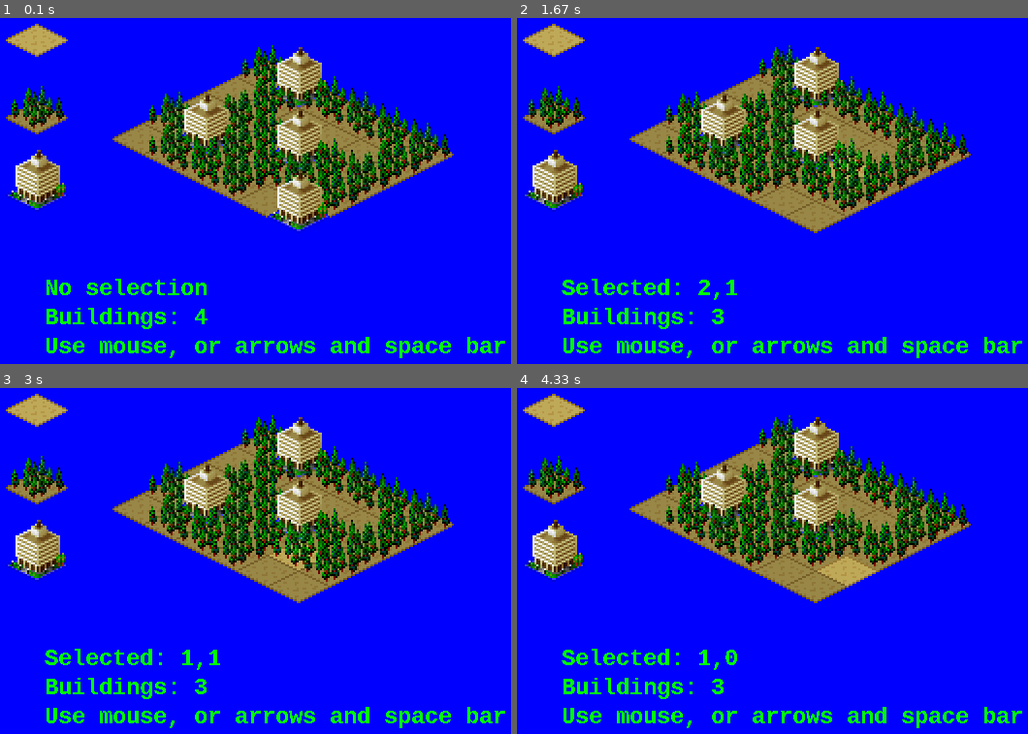
Above: before the commit, frames 1-4 (two rows, left to right).
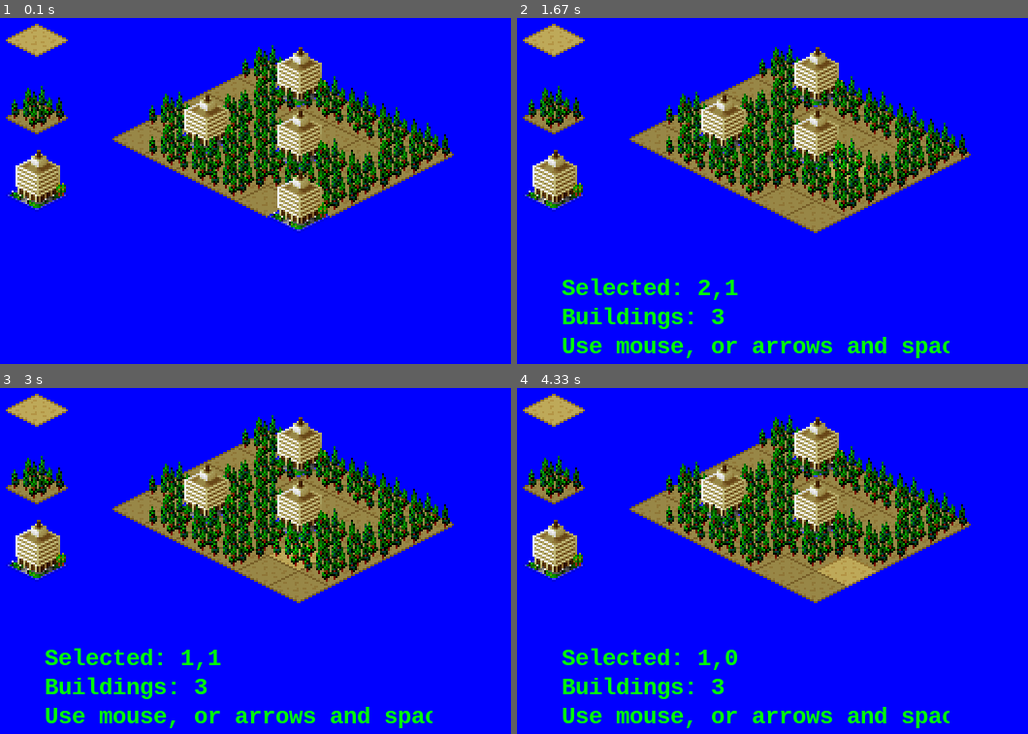
Above: after the commit, the same moments.

Repository: nst/PyGame
Game: pygame game, started from terrain_editor/terrain_editor.py
Same seed, same stepped clock (60 frames per second), same inputs: the game is played once before the commit and once after it.
Inputs (mouse positions are in pixels of both pictures, inside the frame that each line leads up to):
- Up to frame 1 (0.1 s): no input
- Up to frame 2 (1.67 s): click (813, 201) at 0.38 s; hold Right 0.67-1.13 s; hold Up 1.17-1.57 s; hold Right from 1.6 s (still down)
- Up to frame 3 (3 s): release Right at 2.23 s; hold Left from 2.27 s (still down)
- Up to frame 4 (4.33 s): release Left at 3.05 s; hold Down 3.08-3.98 s; tap Space at 4.02 s

The runs differ from the first frame. In frame 1, 2.4% of the frame differs, in the area x 9-99%, y 75-99%; in frame 2, 1.3%; in frame 3, 1.3%; in frame 4, 1.3%.

Commit message:
use dirty sprites

Diff:
--- a/terrain_editor/terrain_editor.py
+++ b/terrain_editor/terrain_editor.py
@@ -7,6 +7,7 @@
 import sys
 
 BLUE = (0,0,255)
+GREEN = (0,255,0)
 
 IMG_FOREST = pygame.image.load("tiles/forest.png")
 IMG_FOREST_ = pygame.image.load("tiles/forest_s.png")
@@ -15,10 +16,10 @@
 IMG_BUILDING = pygame.image.load("tiles/building.png")
 IMG_BUILDING_ = pygame.image.load("tiles/building_s.png")
 
-class Block(pygame.sprite.Sprite):
+class Block(pygame.sprite.DirtySprite):
 
     def __init__(self, x, y, v):
-        pygame.sprite.Sprite.__init__(self)
+        pygame.sprite.DirtySprite.__init__(self)
 
         self.cell_x = x
         self.cell_y = y
@@ -34,7 +35,6 @@
         self.image_building_ = IMG_BUILDING_
 
         self._is_highlighted = False
-        self._image_is_dirty = True
 
         self.update()
         self.rect = self.image.get_rect()
@@ -47,7 +47,7 @@
     def value(self, b: bool):
         if b != self._value:
             self._value = b
-            self._image_is_dirty = True
+            self.dirty = 1
 
     @property
     def is_highlighted(self):
@@ -57,7 +57,7 @@
     def is_highlighted(self, b: bool):
         if b != self._is_highlighted:
             self._is_highlighted = b
-            self._image_is_dirty = True
+            self.dirty = 1
 
     def __str__ (self):
         return 'Block(cell_x=' + str(self.cell_x) + ' , cell_y=' + str(self.cell_y) + ')'
@@ -67,7 +67,9 @@
 
     def update(self):
         # prepare to draw
-        if not self._image_is_dirty:
+
+
+        if self.dirty == 0:
             return
 
         print("--", self, ".update()")
@@ -85,7 +87,7 @@
         self.image = self.image_highlighted if self._is_highlighted else self.image_standard
         self.mask = pygame.mask.from_surface(self.image)
 
-        self._image_is_dirty = False
+        self.dirty = 1
 
 class World(object):
 
@@ -103,6 +105,9 @@
         self.X = len(self.model)
         self.Y = len(self.model[0])
 
+        self.font = pygame.font.SysFont('Courier New', 24, True, False)
+        self.text_is_dirty = 1
+
         self.m = []
         for x in range(self.X):
             l = []
@@ -119,6 +124,10 @@
         self.create_tools()
 
         self.create_blocks()
+
+        self.label_1 = Label(txt="", location=(50,300), size=(400,40), font=self.font)
+        self.label_2 = Label(txt="", location=(50,330), size=(400,40), font=self.font)
+        self.label_3 = Label(txt="", location=(50,360), size=(400,40), font=self.font)
 
     def nb_buildings(self):
         count = 0
@@ -143,16 +152,19 @@
         self.selected_block = b
         self.selected_block.is_highlighted = True
 
+        self.text_is_dirty = 1
         #print("-- selection is now", b.cell_x, b.cell_y)
 
         return True
 
     def create_blocks(self):
 
-        self.blocks = pygame.sprite.OrderedUpdates()
+        #self.blocks = pygame.sprite.LayeredDirty()
 
         TW, TH = 64, 64
         TW2, TH2 = TW/2, TH/2
+
+        l = []
 
         # start adding from the back
         for x in range(self.X)[::-1]:
@@ -174,7 +186,10 @@
 
                 #print("SET", x, y, "->", b)
 
-                self.blocks.add(b)
+                l.append(b)
+
+        t = tuple(l)
+        self.blocks = pygame.sprite.LayeredDirty(t)
 
     def create_tools(self):
 
@@ -199,6 +214,8 @@
 
         b.value = self.tool_value
 
+        self.text_is_dirty = 1
+
     def sprite_for_pos(self, pos):
 
         for s in list(self.blocks)[::-1]: #type: Block
@@ -239,29 +256,55 @@
         self.set_selection(b)
         return b
 
+class Label():
+
+    def __init__(self, txt, location, size, font, bg=BLUE, fg=GREEN):
+        self.bg = bg
+        self.fg = fg
+        self.size = size
+        self.font = font
+        self.location = location
+
+        self.font = font
+        self.txt = txt
+        self.txt_surf = self.font.render(self.txt, 1, self.fg)
+        #self.txt_rect = self.txt_surf.get_rect(center=[s/2 for s in self.size])
+
+        self.surface = pygame.surface.Surface(size)
+        self.rect = self.surface.get_rect(topleft=location)
+
+    def update(self):
+        self.surface.fill(self.bg)
+        self.txt_surf = self.font.render(self.txt, 1, self.fg)
+        self.surface.blit(self.txt_surf, (0,0))
+
 def draw(screen, w: World):
 
     print("-- draw")
 
-    screen.fill(BLUE)
-
-    font = pygame.font.SysFont('Courier New', 24, True, False)
-
-    sb = w.selected_block
-    s = "No selection" if not sb else "Selected: %d,%d" % (sb.cell_x, sb.cell_y)
-    text = font.render(s, False, (0,255,0))
-    screen.blit(text, [50, 300])
-
-    s = "Buildings: %d" % w.nb_buildings()
-    text = font.render(s, False, (0,255,0))
-    screen.blit(text, [50, 330])
-
-    s = "Use mouse, or arrows and space bar"
-    text = font.render(s, False, (0,255,0))
-    screen.blit(text, [50, 360])
+    if w.text_is_dirty == 1:
+        sb = w.selected_block
+        s = "No selection" if not sb else "Selected: %d,%d" % (sb.cell_x, sb.cell_y)
+        w.label_1.txt = s
+        w.label_1.update()
+        screen.blit(w.label_1.surface, w.label_1.location)
+
+        s = "Buildings: %d" % w.nb_buildings()
+        w.label_2.txt = s
+        w.label_2.update()
+        screen.blit(w.label_2.surface, w.label_2.location)
+
+        s = "Use mouse, or arrows and space bar"
+        w.label_3.txt = s
+        w.label_3.update()
+        screen.blit(w.label_3.surface, w.label_3.location)
+
+        w.text_is_dirty = 0
 
     w.blocks.update()
-    w.blocks.draw(screen)
+
+    rects = w.blocks.draw(screen)
+    pygame.display.update(rects)
 
     for t in w.tools:
         t.is_highlighted = t.value == w.tool_value
@@ -278,10 +321,17 @@
     window_size = (640, 480)
     screen = pygame.display.set_mode(window_size)
 
+    background = pygame.Surface(screen.get_size())
+    background = background.convert()
+    background.fill(BLUE)
+
     pygame.display.set_caption("Basic Terrain Editor")
+
     clock = pygame.time.Clock()
 
     w = World()
+    w.blocks.clear(screen, background)
+
     draw(screen, w)
 
     while True:
